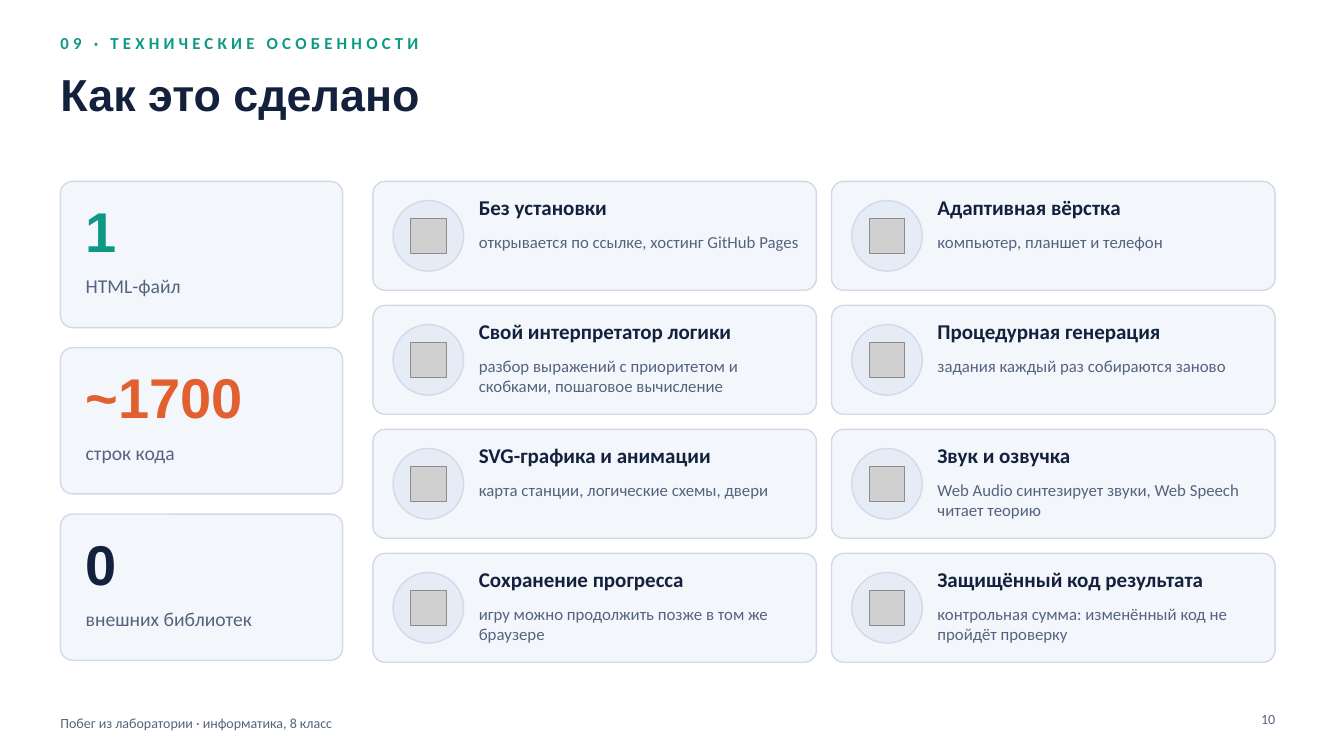
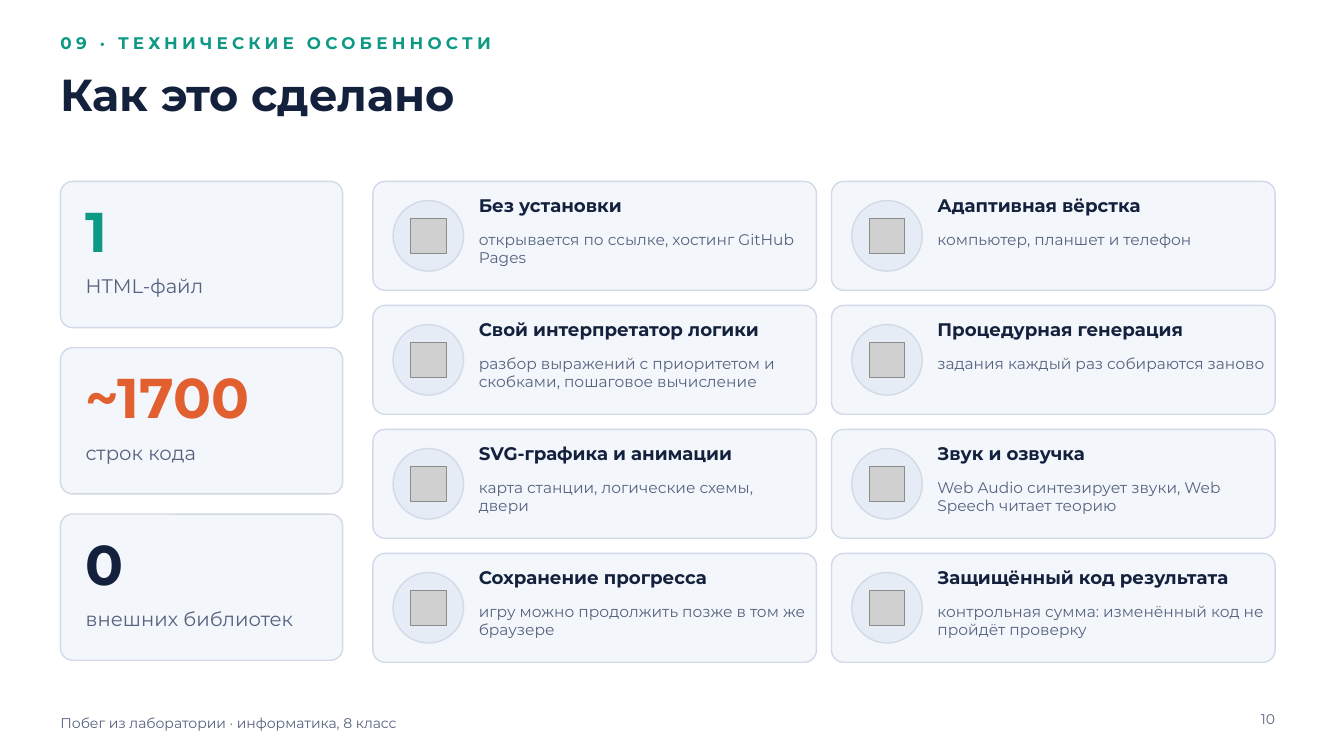
Before and after one commit to galiyabanum/logical, a slide deck: slide 10 of docs/Побег_из_лаборатории_презентация.pptx. Drawn at 1344x756 pixels with LibreOffice and Linux fonts; fonts in the diff are those of the drawing; grey boxes stand for pictures. Boxes give left, top, right and bottom in pixels: in the first picture for what was removed or moved away, otherwise in the second. Text is boxed around its words. In the diff, an @@ line names an element or a change of style, - is before the commit and + after.

```diff
--- a/docs/Побег_из_лаборатории_презентация.pptx
+++ b/docs/Побег_из_лаборатории_презентация.pptx
@@ font Arial to Montserrat in 4 elements at (x1=60, y1=79, x2=456, y2=117), (x1=86, y1=212, x2=108, y2=252), (x1=86, y1=378, x2=250, y2=419), (x1=86, y1=545, x2=124, y2=586) @@
@@ size 15 to 13 pt, font Calibri to Montserrat in 8 elements at (x1=479, y1=199, x2=622, y2=216), (x1=937, y1=198, x2=1140, y2=216), (x1=479, y1=322, x2=759, y2=340), (x1=937, y1=323, x2=1183, y2=340), (x1=479, y1=446, x2=732, y2=464), (x1=479, y1=571, x2=707, y2=588), (x1=937, y1=447, x2=1085, y2=464), (x1=937, y1=570, x2=1228, y2=588) @@
@@ size 12 to 11 pt, font Calibri to Montserrat in 8 elements at (x1=479, y1=485, x2=753, y2=514), (x1=937, y1=481, x2=1220, y2=514), (x1=479, y1=233, x2=794, y2=266), (x1=937, y1=234, x2=1191, y2=248), (x1=479, y1=357, x2=775, y2=389), (x1=937, y1=357, x2=1265, y2=372), (x1=479, y1=609, x2=805, y2=638), (x1=937, y1=606, x2=1264, y2=638) @@
@@ font Calibri to Montserrat in 6 elements at (x1=60, y1=37, x2=491, y2=50), (x1=86, y1=278, x2=204, y2=297), (x1=86, y1=449, x2=196, y2=464), (x1=86, y1=611, x2=293, y2=626), (x1=1261, y1=714, x2=1275, y2=724), (x1=60, y1=717, x2=397, y2=731) @@
```
Also in this commit, not shown: 11 other slides changed, 2 other files.
